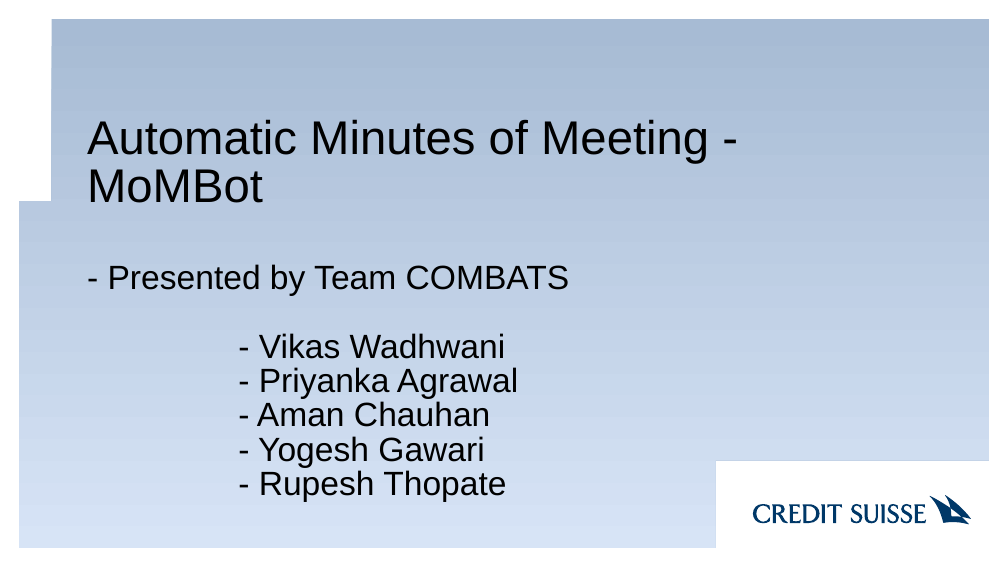
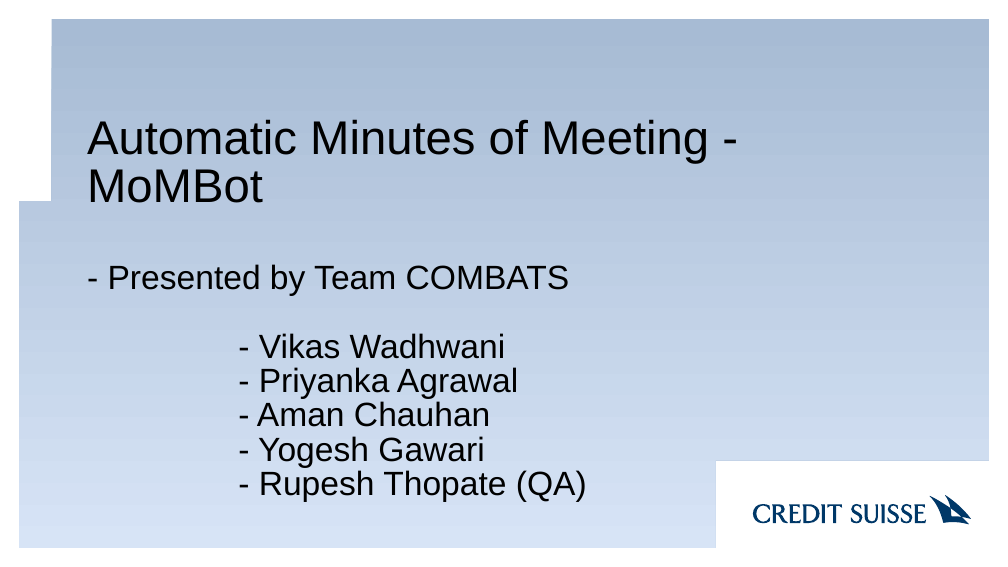
Before and after one commit to arreyaar/MOMBOT, a slide deck: slide 1 of MoMBot.pptx. Drawn at 1008x567 pixels with LibreOffice and Linux fonts; fonts in the diff are those of the drawing; background and template pictures are left out. Boxes give left, top, right and bottom in pixels: in the first picture for what was removed or moved away, otherwise in the second. Text is boxed around its words. In the diff, an @@ line names an element or a change of style, - is before the commit and + after.

```diff
--- a/MoMBot.pptx
+++ b/MoMBot.pptx
@@ text at <box>259,470,587,502</box>: text changed @@
-- Rupesh Thopate
+- Rupesh Thopate (QA)
```
Also in this commit, not shown: 3 other slides changed, 1 slide added, 2 slides removed.
